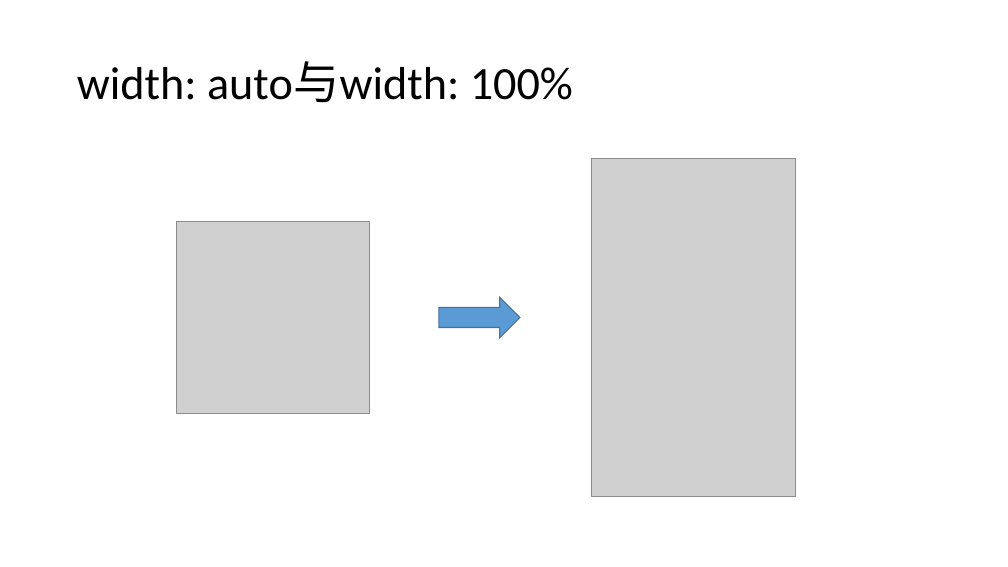
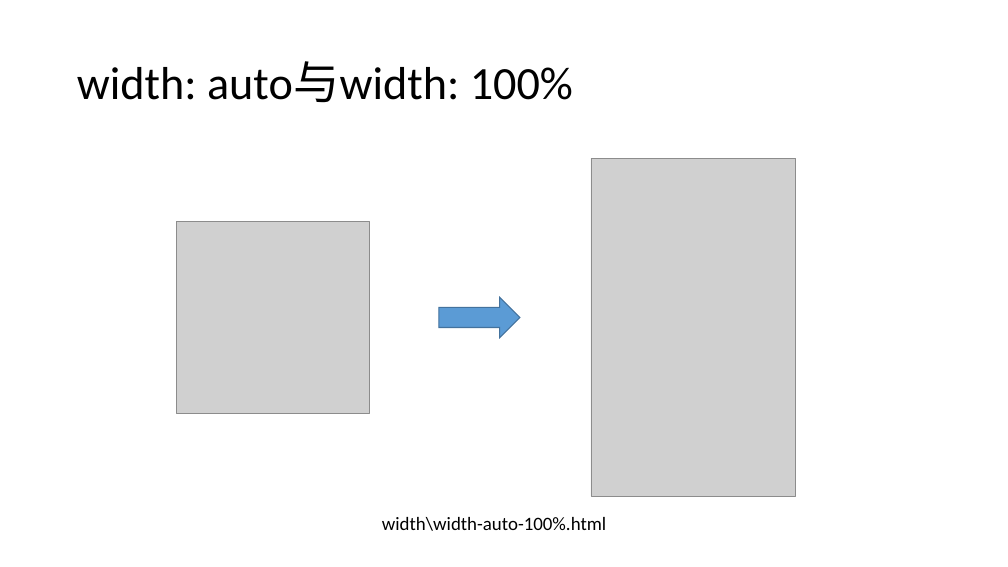
Before and after one commit to FBmm/Frontend-blog, a slide deck: slide 17 of CSS/css分享/css分享 - 常见CSS布局最佳实践.pptx (slide 11 before the commit). Drawn at 1008x567 pixels with LibreOffice and Linux fonts; fonts in the diff are those of the drawing; grey boxes stand for pictures. Boxes give left, top, right and bottom in pixels: in the first picture for what was removed or moved away, otherwise in the second. Text is boxed around its words. In the diff, an @@ line names an element or a change of style, - is before the commit and + after.

```diff
--- a/CSS/css分享/css分享 - 常见CSS布局最佳实践.pptx
+++ b/CSS/css分享/css分享 - 常见CSS布局最佳实践.pptx
@@ text added at <box>382,517,606,531</box>, 18 pt, text #000000 @@
+width\width-auto-100%.html
```
Also in this commit, not shown: 11 other slides changed, 8 slides added, 16 other files.
